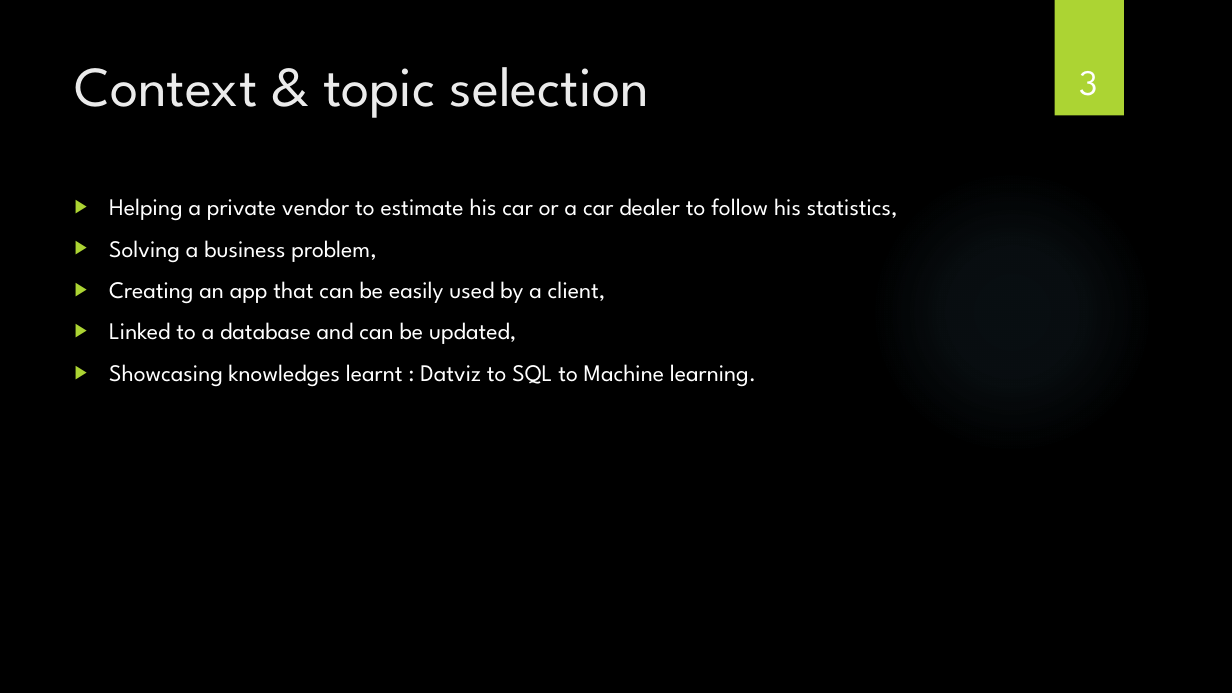
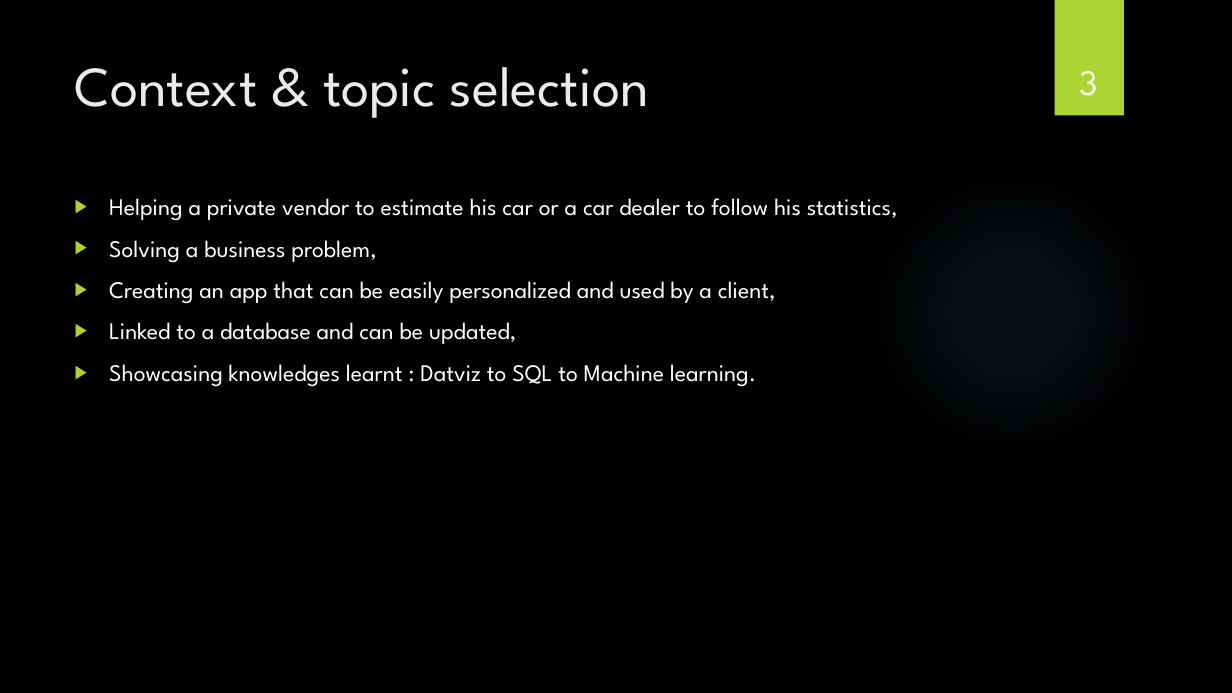
Before and after one commit to JeremDasilva/Project-Final, a slide deck: slide 3 of Car sales analysis and prediction.pptx. Drawn at 1232x693 pixels with LibreOffice and Linux fonts; fonts in the diff are those of the drawing; background and template pictures are left out. Boxes give left, top, right and bottom in pixels: in the first picture for what was removed or moved away, otherwise in the second. Text is boxed around its words. In the diff, an @@ line names an element or a change of style, - is before the commit and + after.

Commit message:
Final update

```diff
--- a/Car sales analysis and prediction.pptx
+++ b/Car sales analysis and prediction.pptx
@@ text at (109, 281, 776, 304): text changed @@
-▶ Creating an app that can be easily used by a client,
+▶ Creating an app that can be easily personalized and used by a client,
```
Also in this commit, not shown: 1 other slide changed.
